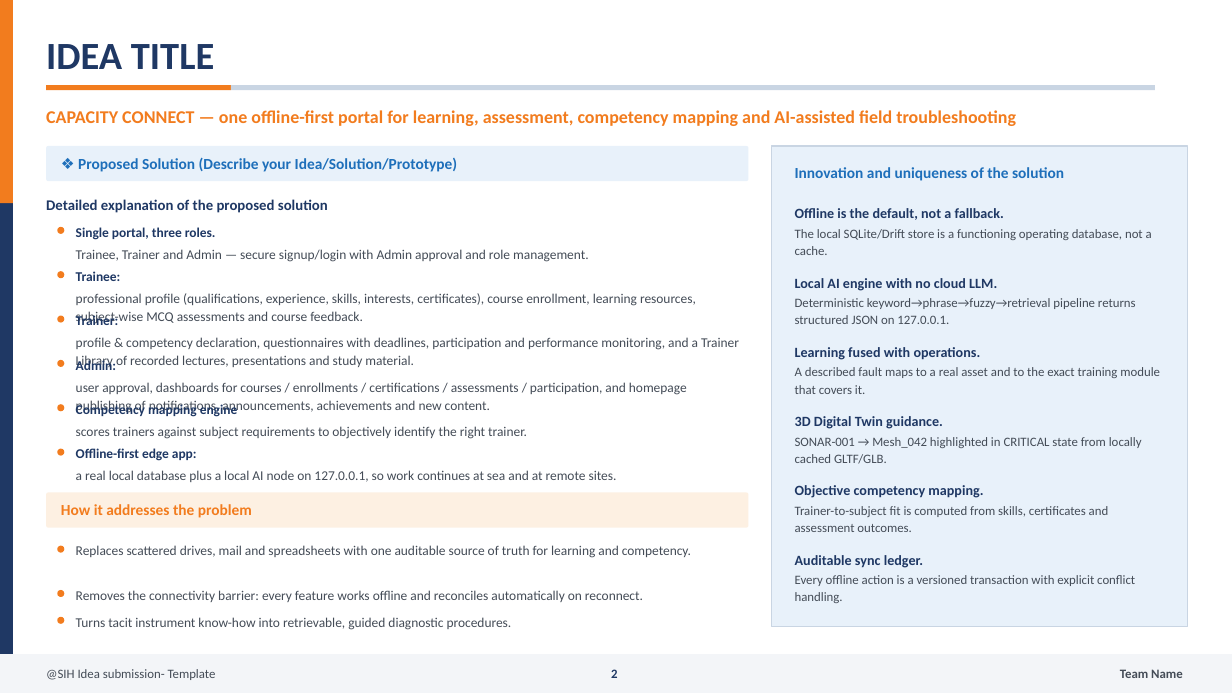
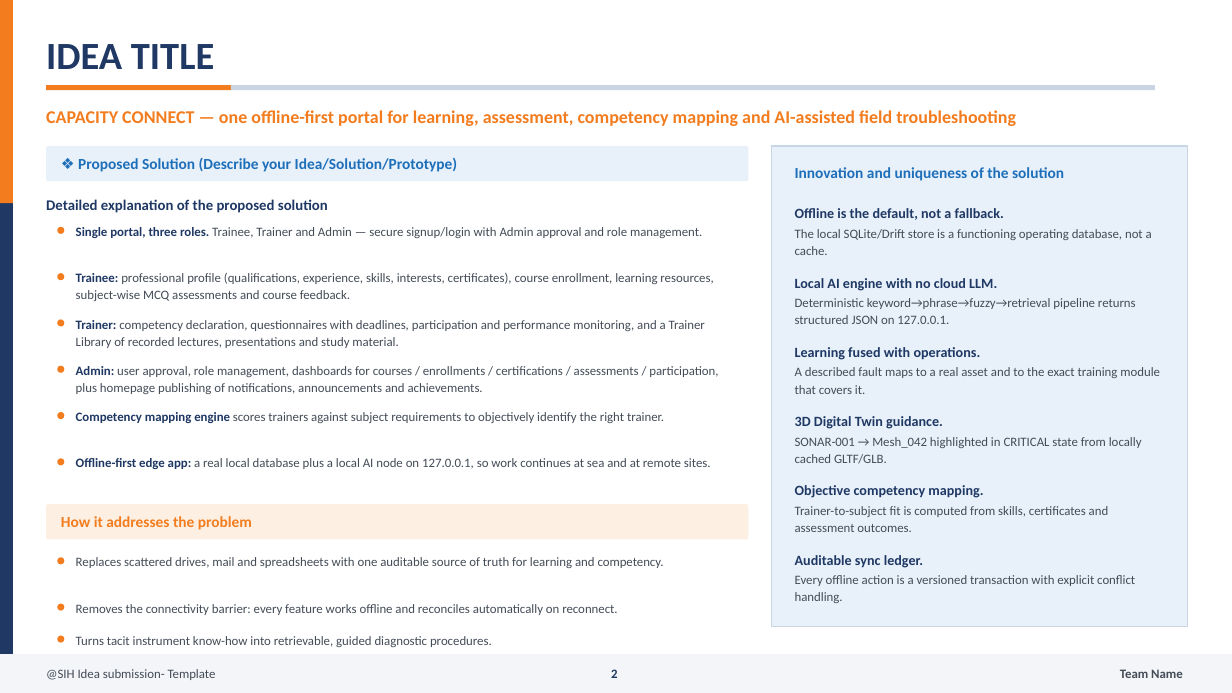
Before and after one commit to surendarr9500-stack/surendar-, a slide deck: slide 2 of docs/ppt/SIH2026_IDEA_CAPACITY_CONNECT_26075.pptx. Drawn at 1232x693 pixels with LibreOffice and Linux fonts; fonts in the diff are those of the drawing. Boxes give left, top, right and bottom in pixels: in the first picture for what was removed or moved away, otherwise in the second. Text is boxed around its words. In the diff, an @@ line names an element or a change of style, - is before the commit and + after.

Commit message:
docs(ppt): fix run/paragraph layout bug, measure-based bullet spacing, add slide previews and README

```diff
--- a/docs/ppt/SIH2026_IDEA_CAPACITY_CONNECT_26075.pptx
+++ b/docs/ppt/SIH2026_IDEA_CAPACITY_CONNECT_26075.pptx
@@ text at <box>76,227,702,238</box>: text changed; size 10.5 to 10 pt @@
-Single portal, three roles.
-Trainee, Trainer and Admin — secure signup/login with Admin approval and role management.
+Single portal, three roles. Trainee, Trainer and Admin — secure signup/login with Admin approval and role management.
@@ text at <box>76,273,713,301</box>: text changed; size 10.5 to 10 pt @@
-Trainee:
-professional profile (qualifications, experience, skills, interests, certificates), course enrollment, learning resources, subject-wise MCQ assessments and course feedback.
+Trainee: professional profile (qualifications, experience, skills, interests, certificates), course enrollment, learning resources, subject-wise MCQ assessments and course feedback.
@@ text at <box>76,320,705,348</box>: text changed; size 10.5 to 10 pt @@
-Trainer:
-profile & competency declaration, questionnaires with deadlines, participation and performance monitoring, and a Trainer Library of recorded lectures, presentations and study material.
+Trainer: competency declaration, questionnaires with deadlines, participation and performance monitoring, and a Trainer Library of recorded lectures, presentations and study material.
@@ text at <box>76,366,718,394</box>: text changed; size 10.5 to 10 pt @@
-Admin:
-user approval, dashboards for courses / enrollments / certifications / assessments / participation, and homepage publishing of notifications, announcements, achievements and new content.
+Admin: user approval, role management, dashboards for courses / enrollments / certifications / assessments / participation, plus homepage publishing of notifications, announcements and achievements.
@@ 3 ellipses: place and size @@
-3 ellipses at <box>57,316,65,412</box>
+3 ellipses at <box>57,320,65,420</box>
@@ text at <box>76,412,664,423</box>: text changed; size 10.5 to 10 pt @@
-Competency mapping engine
-scores trainers against subject requirements to objectively identify the right trainer.
+Competency mapping engine scores trainers against subject requirements to objectively identify the right trainer.
@@ text at <box>76,458,711,469</box>: text changed; size 10.5 to 10 pt @@
-Offline-first edge app:
-a real local database plus a local AI node on 127.0.0.1, so work continues at sea and at remote sites.
+Offline-first edge app: a real local database plus a local AI node on 127.0.0.1, so work continues at sea and at remote sites.
@@ 2 texts, 2 ellipses, 1 rounded rectangle: place and size @@
-2 texts, 2 ellipses, 1 rounded rectangle at <box>46,449,749,558</box>
+2 texts, 2 ellipses, 1 rounded rectangle at <box>46,458,749,568</box>
@@ text "Removes the connectivity barrier: every ...": place and size @@
-text "Removes the connectivity barrier: every ..." at <box>76,590,643,602</box>
+text "Removes the connectivity barrier: every ..." at <box>76,604,617,615</box>
@@ ellipse: place and size @@
-ellipse at <box>57,590,65,597</box>
+ellipse at <box>57,604,65,611</box>
@@ ellipse: place and size @@
-ellipse at <box>57,616,65,624</box>
+ellipse at <box>57,636,65,643</box>
@@ size 10.5 to 10 pt in 3 elements at <box>76,557,664,568</box>, <box>76,604,617,615</box>, <box>76,636,492,647</box> @@
@@ text "Turns tacit instrument know-how into ...": place and size @@
-text "Turns tacit instrument know-how into ..." at <box>76,617,512,630</box>
+text "Turns tacit instrument know-how into ..." at <box>76,636,492,647</box>
```
Also in this commit, not shown: 3 other slides changed, 9 other files.
